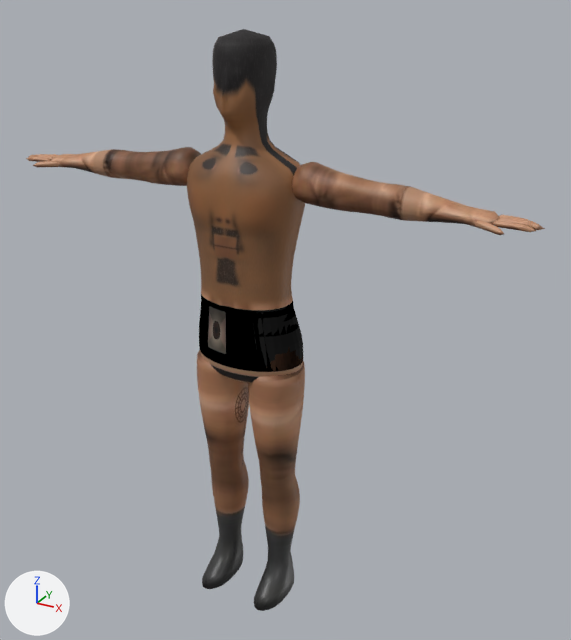
One commit to the glTF model assets/characters/thai-male.glb: the scene before it, then after it.
One viewpoint serves both versions: a 50 mm lens placed at (1.106, -1.792, 1.879), pointed at (0.082, 0.07, 0.948). Every picture has the same lights, and +X, +Y and +Z are marked at lower left. The older version comes first. Vertices at exactly the same position are counted once.

Names of what the first picture shows: 'Thai_Male_Mobile_CageBaked_Realistic'.
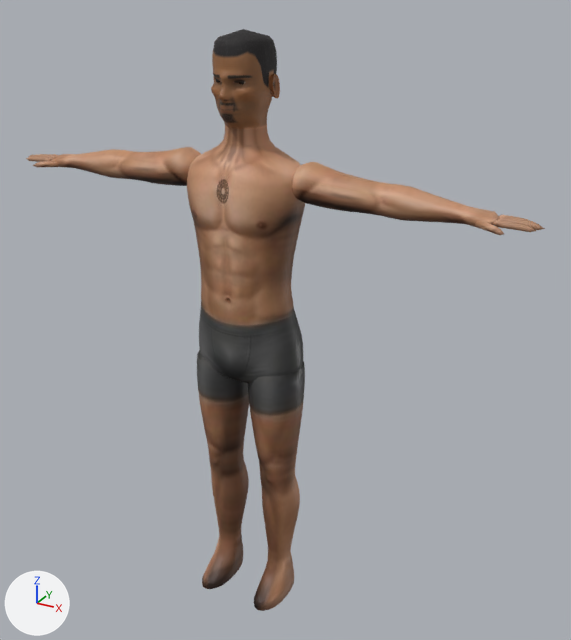
Changed parts and their boxes (x1, y1, x2, y2) in the pictures (571 x 640 px):
```json
{"part": 1, "of": "me_thai_male_mobile_cagebaked_realistic", "change": "built on", "before": [212, 29, 277, 130], "after": [211, 29, 280, 130]}
{"part": 2, "of": "me_thai_male_mobile_cagebaked_realistic", "change": "surface changed", "before": [31, 46, 543, 611], "after": [31, 46, 543, 611]}
```

The change, as JSON lines over the scene's bpy script:
```json
{"block": "me_thai_male_mobile_cagebaked_realistic", "where": "# used by ob_thai_male_mobile_cagebaked_realistic; location = (0.0, 0.0, 0.0)"}
{"op": "remove", "block": "me_thai_male_mobile_cagebaked_realistic", "code": "me_thai_male_mobile_cagebaked_realistic.from_pydata(...)  # 4424 vertices, 8472 faces; spans x -0.79..0.79, y -0.14..0.12, z 0.0..1.75"}
{"op": "add", "block": "me_thai_male_mobile_cagebaked_realistic", "code": "me_thai_male_mobile_cagebaked_realistic.from_pydata(...)  # 5497 vertices, 10523 faces; spans x -0.79..0.79, y -0.14..0.12, z 0.0..1.75"}
{"block": "me_thai_male_mobile_cagebaked_realistic", "change": "me_thai_male_mobile_cagebaked_realistic part 1: 42 vertices moved from x -0.08..0.07, y -0.09..0.07, z 1.53..1.73 to x -0.07..0.07, y -0.09..0.07, z 1.53..1.73; 169 vertices removed from x -0.08..0.08, y -0.1..0.1, z 1.53..1.75; 1120 vertices added at x -0.09..0.09, y -0.12..0.1, z 1.52..1.74"}
{"block": "me_thai_male_mobile_cagebaked_realistic", "change": "me_thai_male_mobile_cagebaked_realistic part 2: 7538 kept faces spanning x -0.79..0.79, y -0.14..0.12, z 0.0..1.71 get new texture (UV) coordinates"}
{"block": "me_thai_male_mobile_cagebaked_realistic", "change": "other edits to the shape of me_thai_male_mobile_cagebaked_realistic do not show in these pictures"}
```
